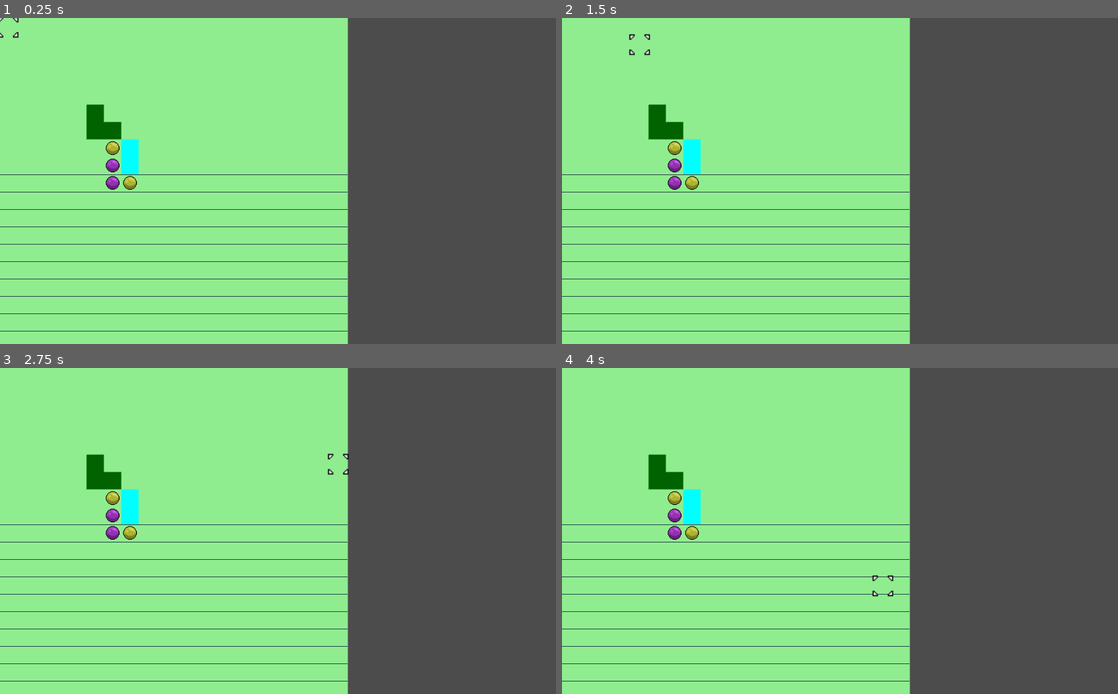
Above: before the commit, frames 1-4 (two rows, left to right).
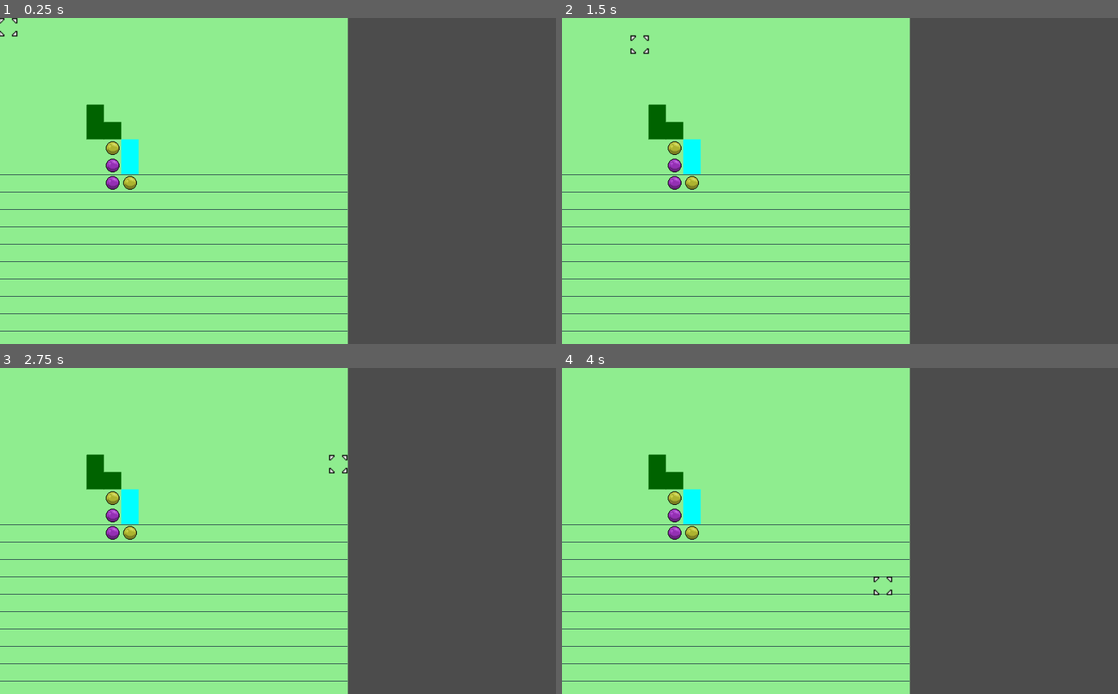
Above: after the commit, the same moments.

Repository: DaveRendell/gridcursor
Game: Godot game, scene res://SquareGrid.tscn
Two runs of this game, one before a commit and one after it. Both use one fixed random seed, a clock stepped at 60 frames per second and the inputs below.
Inputs (mouse positions are in pixels of both pictures, inside the frame that each line leads up to):
- Up to frame 1 (0.25 s): no input
- Up to frame 2 (1.5 s): tap Enter (ui_accept) at 0.5, 0.77 s; move the mouse to (962, 164) at 0.52 s; hold Right (ui_right) 0.53-1.28 s; click (962, 164) at 0.67 s; move the mouse to (728, 197) at 1.27 s; hold Down (ui_down) from 1.28 s (still down); click (728, 197) at 1.42 s
- Up to frame 3 (2.75 s): tap Enter (ui_accept) at 1.52 s; move the mouse to (333, 459) at 2.02 s; release Down (ui_down) at 2.03 s; hold Right (ui_right) from 2.03 s (still down); click (333, 459) at 2.17 s
- Up to frame 4 (4 s): tap Enter (ui_accept) at 2.75, 3.02, 3.77 s; move the mouse to (812, 596) at 2.77 s; release Right (ui_right) at 2.78 s; hold Up (ui_up) 2.78-3.53 s; click (812, 596) at 2.92 s; move the mouse to (1006, 579) at 3.52 s; hold Left (ui_left) from 3.53 s (still down); click (1006, 579) at 3.67 s

The runs differ from the first frame. In frame 1, less than 0.1% of the frame differs, in the area x 0-4%, y 0-7%; in frame 2, less than 0.1%, in the area x 12-16%, y 4-12%; in frame 3, less than 0.1%; in frame 4, less than 0.1%.

Commit message:
Delete test scenes

Diff:
--- a/InanimateBlob.tscn
+++ /dev/null
@@ -1,18 +0,0 @@
-[gd_scene load_steps=4 format=2]
-
-[ext_resource path="res://GridNode.tscn" type="PackedScene" id=1]
-[ext_resource path="res://img/orb_red.png" type="Texture" id=2]
-
-[sub_resource type="SpriteFrames" id=1]
-animations = [ {
-"frames": [ ExtResource( 2 ) ],
-"loop": true,
-"name": "default",
-"speed": 5.0
-} ]
-
-[node name="InanimateBlob" instance=ExtResource( 1 )]
-
-[node name="AnimatedSprite" type="AnimatedSprite" parent="." index="0"]
-frames = SubResource( 1 )
-centered = false
--- a/LogBlob.gd
+++ /dev/null
@@ -1,5 +0,0 @@
-extends "res://GridNode.gd"
-
-
-func select(grid):
-	print("I have been selected!")
--- a/LogBlob.tscn
+++ /dev/null
@@ -1,20 +0,0 @@
-[gd_scene load_steps=5 format=2]
-
-[ext_resource path="res://GridNode.tscn" type="PackedScene" id=1]
-[ext_resource path="res://LogBlob.gd" type="Script" id=2]
-[ext_resource path="res://img/orb_yellow.png" type="Texture" id=3]
-
-[sub_resource type="SpriteFrames" id=1]
-animations = [ {
-"frames": [ ExtResource( 3 ) ],
-"loop": true,
-"name": "default",
-"speed": 5.0
-} ]
-
-[node name="LogBlob" instance=ExtResource( 1 )]
-script = ExtResource( 2 )
-
-[node name="AnimatedSprite" type="AnimatedSprite" parent="." index="0"]
-frames = SubResource( 1 )
-centered = false
--- a/MovingBlob.gd
+++ /dev/null
@@ -1,17 +0,0 @@
-extends "res://GridNode.gd"
-
-
-func select(grid):
-	grid.send_clicks_as_signal = true
-	grid.add_highlight(x + 1, y, Color.aquamarine)
-	grid.connect("click", self, "handle_grid_click")
-
-func handle_grid_click(grid):
-	print("well here we are at %d %d (%d, %d)" % [grid.cursor_x, grid.cursor_y, x, y])
-	print((grid.cursor_x == x + 1) and (grid.cursor_y == y))
-	if (grid.cursor_x == x + 1) and (grid.cursor_y == y):
-		x = x + 1
-		grid.draw_nodes()
-		grid.clear_highlights()
-		grid.send_clicks_as_signal = false
-		grid.disconnect("click", self, "handle_grid_click")
--- a/MovingBlob.tscn
+++ /dev/null
@@ -1,20 +0,0 @@
-[gd_scene load_steps=5 format=2]
-
-[ext_resource path="res://GridNode.tscn" type="PackedScene" id=1]
-[ext_resource path="res://MovingBlob.gd" type="Script" id=2]
-[ext_resource path="res://img/orb_blue.png" type="Texture" id=3]
-
-[sub_resource type="SpriteFrames" id=1]
-animations = [ {
-"frames": [ ExtResource( 3 ) ],
-"loop": true,
-"name": "default",
-"speed": 5.0
-} ]
-
-[node name="MovingBlob" instance=ExtResource( 1 )]
-script = ExtResource( 2 )
-
-[node name="AnimatedSprite" type="AnimatedSprite" parent="." index="0"]
-frames = SubResource( 1 )
-centered = false
--- a/SelectableGridNode.gd
+++ /dev/null
@@ -1,4 +0,0 @@
-extends "res://GridNode.gd"
-
-func select():
-	pass
--- a/SquareGrid.tscn
+++ b/SquareGrid.tscn
@@ -9,6 +9,9 @@
 
 [node name="Background" parent="." index="0"]
 show_behind_parent = true
+
+[node name="Cursor" parent="." index="1"]
+frame = 1
 
 [node name="Unit" parent="GridNodes" index="0" instance=ExtResource( 4 )]
 x = 6
--- a/TestHexWorld.gd
+++ /dev/null
@@ -1,27 +0,0 @@
-extends "res://HexGrid.gd"
-
-
-func click_position(x, y):
-	print("hexworld click")
-	$Menu.visible = true
-	$Menu.active = true
-	active = false
-
-
-
-# Called when the node enters the scene tree for the first time.
-func _ready():
-	pass # Replace with function body.
-
-
-# Called every frame. 'delta' is the elapsed time since the previous frame.
-#func _process(delta):
-#	pass
-
-
-func _on_Menu_option_selected(option):
-	$Menu.visible = false
-	$Menu.active = false
-	print(option)
-	yield(get_tree(), "idle_frame")
-	active = true
--- a/TestHexWorld.tscn
+++ /dev/null
@@ -1,18 +0,0 @@
-[gd_scene load_steps=4 format=2]
-
-[ext_resource path="res://HexGrid.tscn" type="PackedScene" id=1]
-[ext_resource path="res://TestHexWorld.gd" type="Script" id=2]
-[ext_resource path="res://Menu.tscn" type="PackedScene" id=3]
-
-[node name="TestHexWorld" instance=ExtResource( 1 )]
-script = ExtResource( 2 )
-
-[node name="Cursor" parent="." index="1"]
-z_index = 0
-
-[node name="Menu" parent="." index="2" instance=ExtResource( 3 )]
-visible = false
-z_index = 10
-active = false
-
-[connection signal="option_selected" from="Menu" to="." method="_on_Menu_option_selected"]
